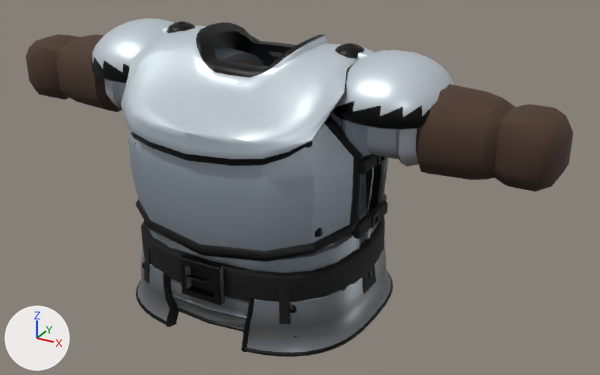
Two versions of the glTF model assets/custom-items/armor/body/knight_armor.glb, one commit apart.
Before and after are seen from a 50 mm camera at (1.351, -2.182, 1.514) aimed at (0.128, 0.042, 0.402). The axes (+X, +Y, +Z) are drawn at lower left. The lights are the same throughout. The picture after the commit comes second. Where no turn or scale is listed for an object, it has been applied to the vertices. Vertices at exactly the same position are counted once.

Objects in the first picture: 'Item'.
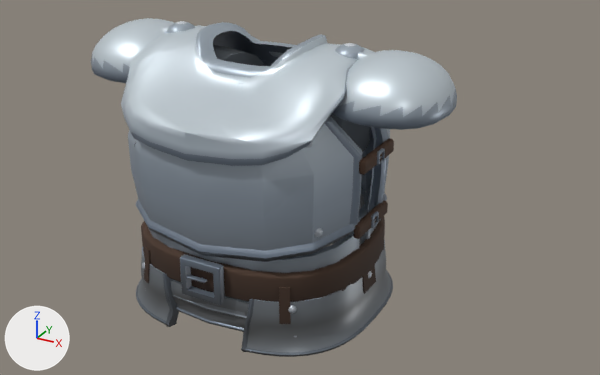
Where the change shows, as pixel boxes (x1, y1, x2, y2) in the pictures (600 x 375 px):
```json
{"object": "Item", "change": "reshaped", "before": [26, 18, 573, 357], "after": [91, 18, 457, 357], "on screen": "33% narrower"}
{"part": 1, "of": "me_knightarmor", "change": "deleted", "before": [340, 84, 573, 192], "on screen": "brown"}
{"part": 2, "of": "me_knightarmor", "change": "deleted", "before": [26, 34, 251, 112], "on screen": "brown"}
{"part": 3, "of": "me_knightarmor", "change": "surface changed", "before": [91, 21, 431, 357], "after": [91, 21, 457, 357], "on screen": "lighter"}
```

Scene script edits in JSON lines:
```json
{"block": "me_knightarmor", "where": "# used by ob_item; location = (0.0, 0.023, -0.41)"}
{"op": "remove", "block": "me_knightarmor", "code": "me_knightarmor.from_pydata(...)  # 7257 vertices, 14334 faces; spans x -0.97..0.97, y -0.43..0.38, z 0.41..1.33"}
{"op": "add", "block": "me_knightarmor", "code": "me_knightarmor.from_pydata(...)  # 6659 vertices, 13146 faces; spans x -0.63..0.63, y -0.43..0.38, z 0.41..1.33"}
{"block": "me_knightarmor", "change": "me_knightarmor part 1: the loose piece of 299 vertices spanning x 0.05..0.97, y -0.14..0.17, z 0.98..1.27 is deleted"}
{"block": "me_knightarmor", "change": "me_knightarmor part 2: the loose piece of 299 vertices spanning x -0.97..-0.05, y -0.14..0.17, z 0.98..1.27 is deleted"}
{"block": "me_knightarmor", "change": "me_knightarmor part 3: 5896 kept faces spanning x -0.63..0.63, y -0.43..0.38, z 0.41..1.33 get new texture (UV) coordinates"}
{"op": "remove", "block": "me_knightarmor", "code": "me_knightarmor.materials.append(mat_knightarmor_4)  # picture img_surface_palette"}
```
